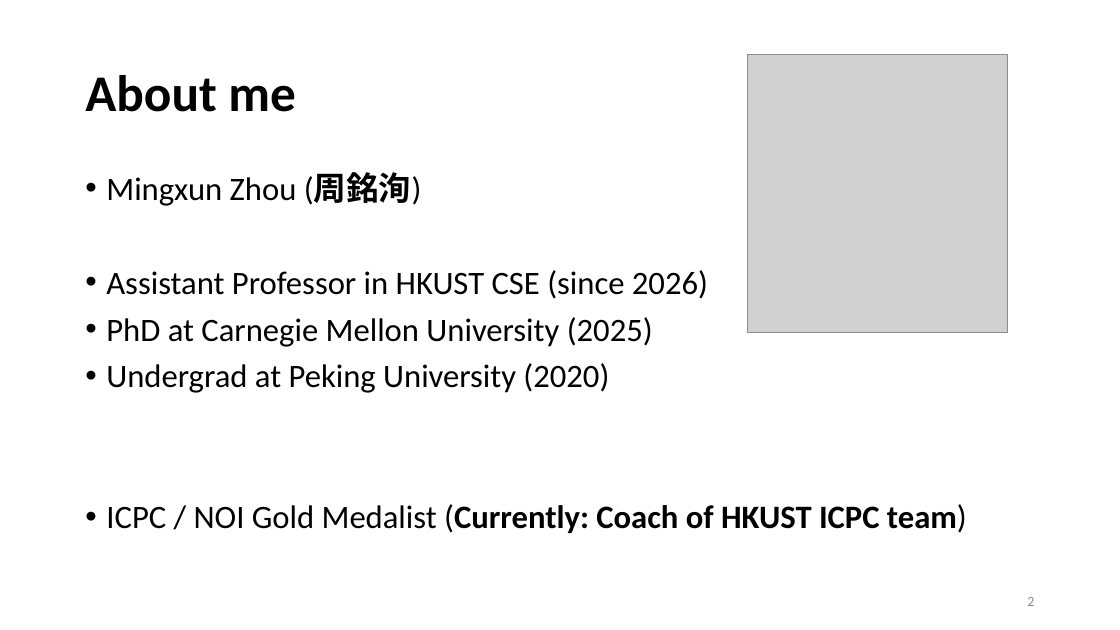
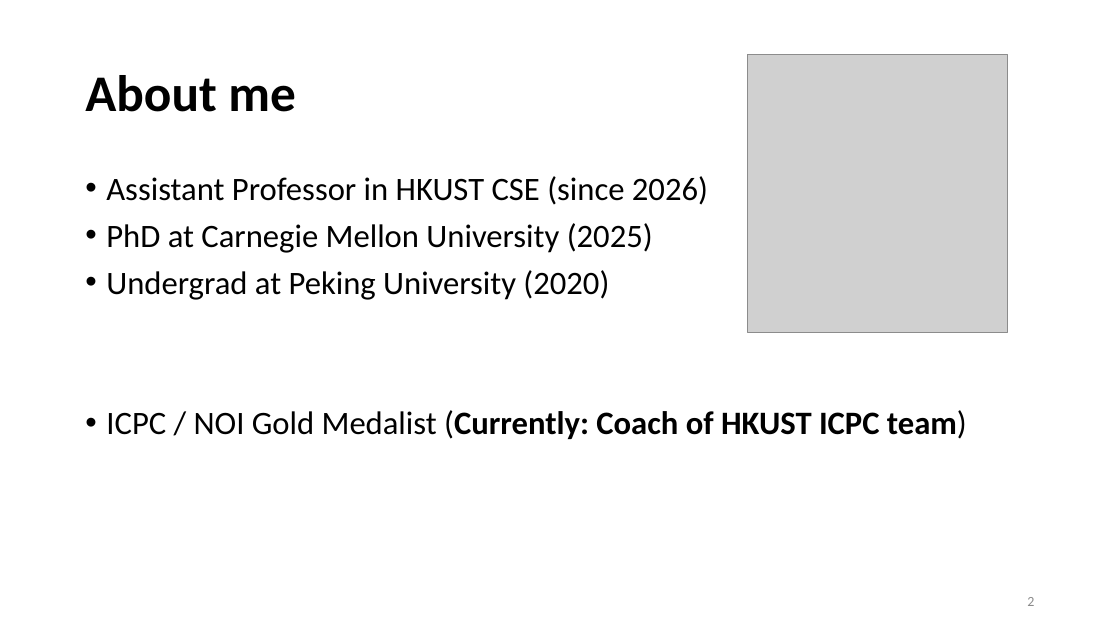
Before and after one commit to wuwuz/wuwuz.github.io, a slide deck: slide 2 of COMP2711/Materials/L00-Intro.pptx. Drawn at 1120x630 pixels with LibreOffice and Linux fonts; fonts in the diff are those of the drawing; grey boxes stand for pictures. Boxes give left, top, right and bottom in pixels: in the first picture for what was removed or moved away, otherwise in the second. Text is boxed around its words. In the diff, an @@ line names an element or a change of style, - is before the commit and + after.

```diff
--- a/COMP2711/Materials/L00-Intro.pptx
+++ b/COMP2711/Materials/L00-Intro.pptx
@@ text at [106, 173, 422, 206]: paragraph removed @@
-• Mingxun Zhou (周銘洵)
```
Also in this commit, not shown: 4 other slides changed, 11 slides added, 1 slide removed.
